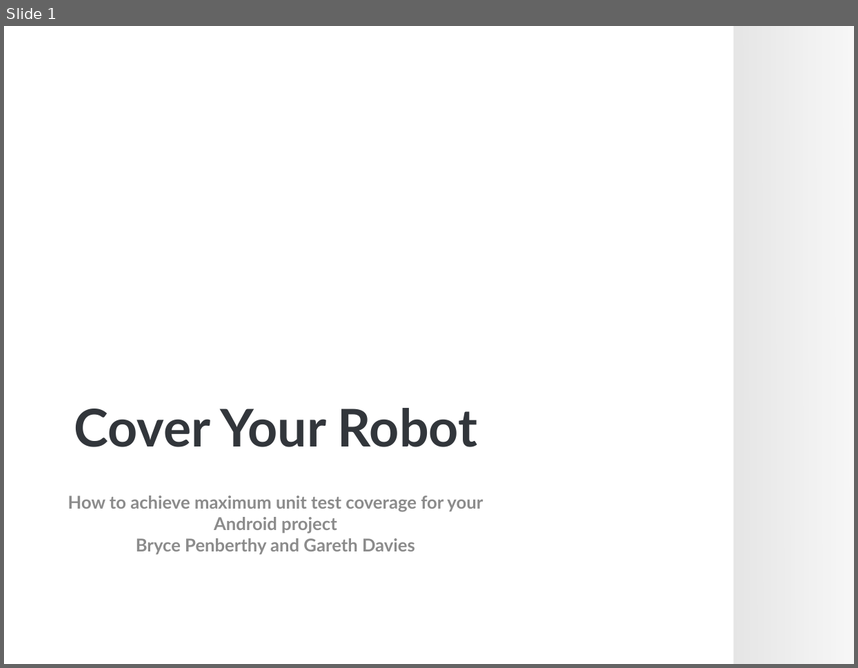
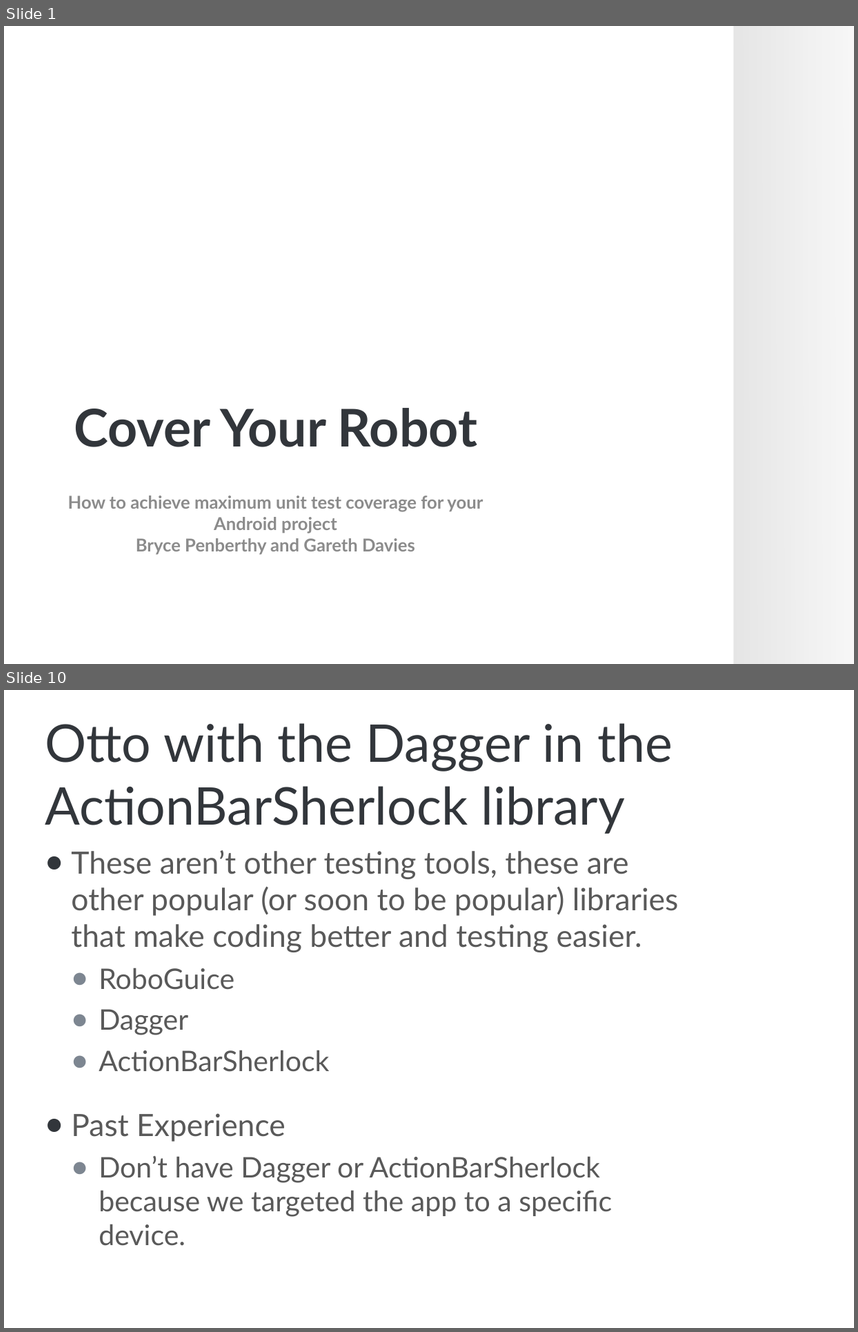
Before and after one commit to brycep/thomas, a slide deck: thomas-android/src/main/presentations/Unit Testing.pptx. Shown one above the other, each under a label of ours: slide 1 before the commit, slides 1 and 10 after it; the slides between them are not shown. The pictures are 858x668 and 858x1332 pixels, drawn with LibreOffice and Linux fonts; fonts in the diff are those of the drawing; background and template pictures are left out. Boxes give left, top, right and bottom in pixels: in the first picture for what was removed or moved away, otherwise in the second. Text is boxed around its words. In the diff, an @@ line names an element or a change of style, - is before the commit and + after.

```diff
--- a/thomas-android/src/main/presentations/Unit Testing.pptx
+++ b/thomas-android/src/main/presentations/Unit Testing.pptx
@@ slide 10 added at (4, 690, 854, 1328), background picture (left out) @@
@@ title added at (45, 723, 673, 834), 44 pt, text #32363B @@
+Otto with the Dagger in the ActionBarSherlock library
@@ text added at (71, 850, 679, 1245), 26 pt, text #595959 @@
+● These aren’t other testing tools, these are other popular (or soon to be popular) libraries that make coding better and testing easier.
+  ● RoboGuice
+  ● Dagger
+  ● ActionBarSherlock
+● Past Experience
+  ● Don’t have Dagger or ActionBarSherlock because we targeted the app to a specific device.
```
Also in this commit, not shown: 9 other slides added.
